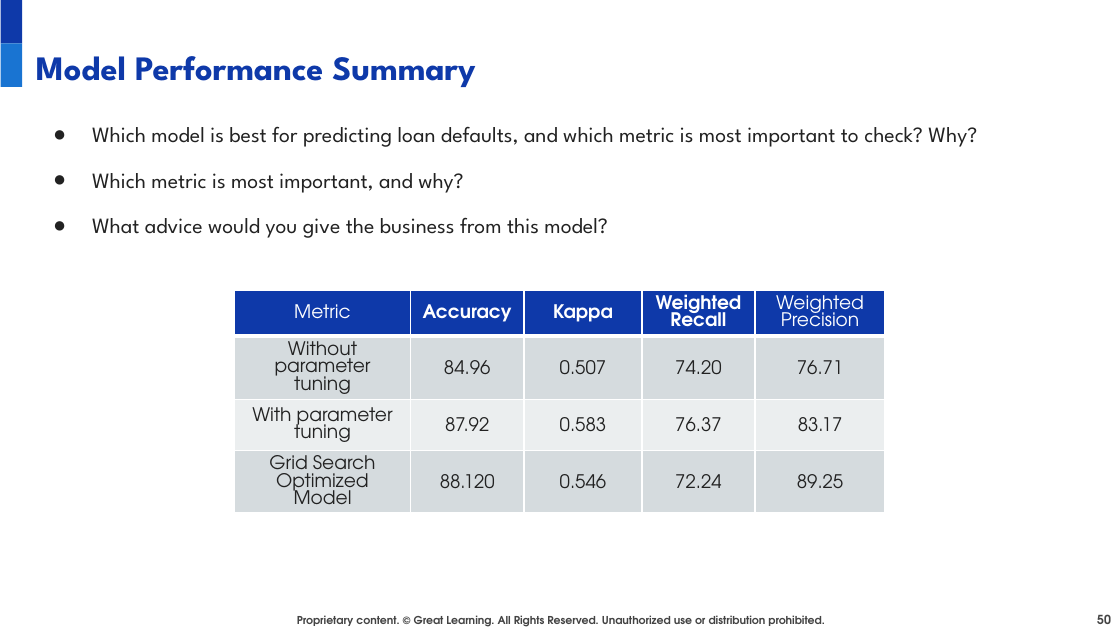
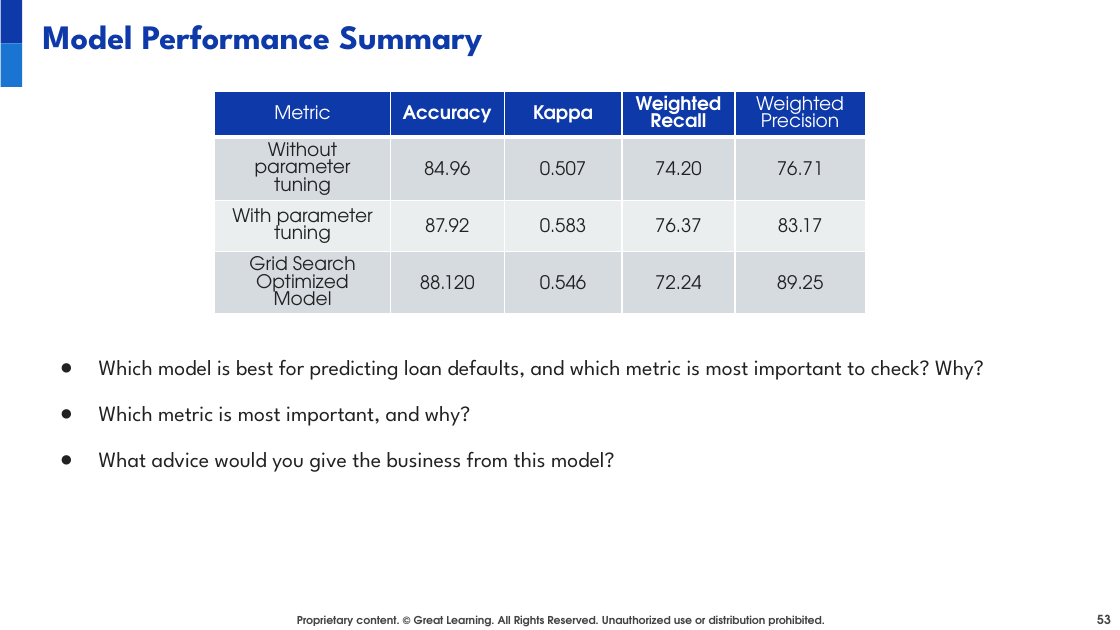
Before and after one commit to juanbucz/GreatLearning-TermProjects, a slide deck: slide 53 of Neural Networks - Loan Default/Loan Default Prediction Presentation - Business Interpretation - John Buczkowski.pptx (slide 50 before the commit). Drawn at 1120x630 pixels with LibreOffice and Linux fonts; fonts in the diff are those of the drawing; background and template pictures are left out. Boxes give left, top, right and bottom in pixels: in the first picture for what was removed or moved away, otherwise in the second. Text is boxed around its words. In the diff, an @@ line names an element or a change of style, - is before the commit and + after.

Commit message:
GL NN Loan Default Prediction Presentation - Individual Model Analysis

```diff
--- a/Neural Networks - Loan Default/Loan Default Prediction Presentation - Business Interpretation - John Buczkowski.pptx
+++ b/Neural Networks - Loan Default/Loan Default Prediction Presentation - Business Interpretation - John Buczkowski.pptx
@@ text "Model Performance Summary": place and size @@
-text "Model Performance Summary" at (36,56,475,87)
+text "Model Performance Summary" at (43,25,482,56)
@@ table: place and size @@
-table at (235,290,886,517)
+table at (215,91,866,318)
@@ text "Which model is best for ...": place and size @@
-text "Which model is best for ..." at (92,126,977,238)
+text "Which model is best for ..." at (99,359,984,472)
@@ page number at (1097,614,1111,624): text changed @@
-50
+53
```
Also in this commit, not shown: 4 other slides changed, 3 slides added.
